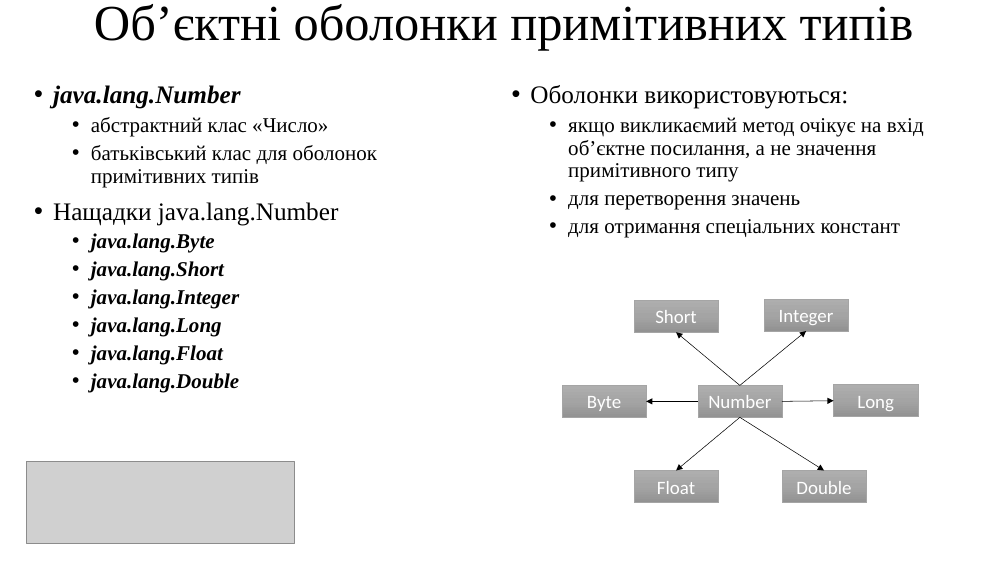
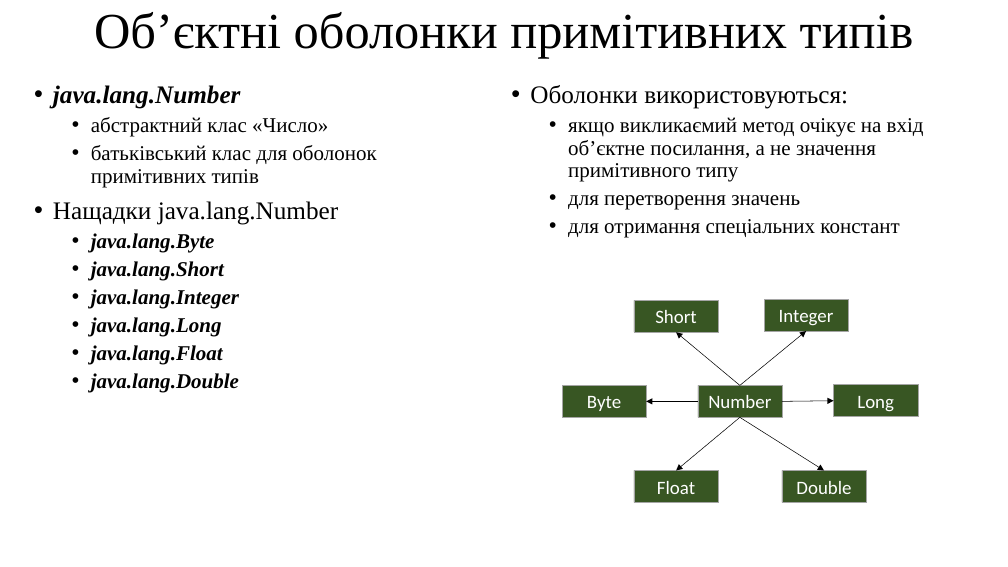
Before and after one commit to arg3ntuum/JavaCourse, a slide deck: slide 15 of Java Урок 6 Math.pptx. Drawn at 1008x567 pixels with LibreOffice and Linux fonts; fonts in the diff are those of the drawing; grey boxes stand for pictures. Boxes give left, top, right and bottom in pixels: in the first picture for what was removed or moved away, otherwise in the second. Text is boxed around its words. In the diff, an @@ line names an element or a change of style, - is before the commit and + after.

```diff
--- a/Java Урок 6 Math.pptx
+++ b/Java Урок 6 Math.pptx
@@ text "Об’єктні оболонки примітивних типів" at [94, 12, 914, 59]: vertical alignment middle to top @@
@@ picture removed at [26, 462, 294, 544] @@
@@ fill gradient #AFAFAF to #A5A5A5 to #939393 to #385723 in 7 elements at [698, 386, 782, 417], [765, 299, 848, 331], [562, 386, 646, 417], [634, 300, 718, 332], [782, 470, 866, 502], [834, 385, 918, 417], [634, 470, 718, 502] @@
```
Also in this commit, not shown: 1 other slide changed, 1 slide removed.
